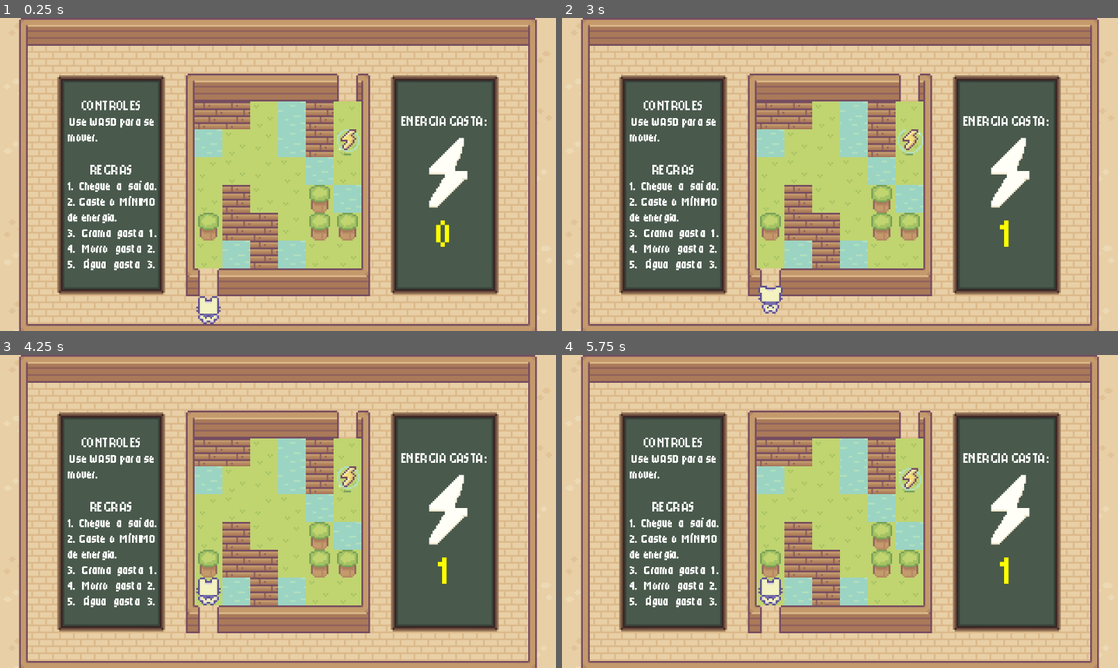
Above: before the commit, frames 1-4 (two rows, left to right).
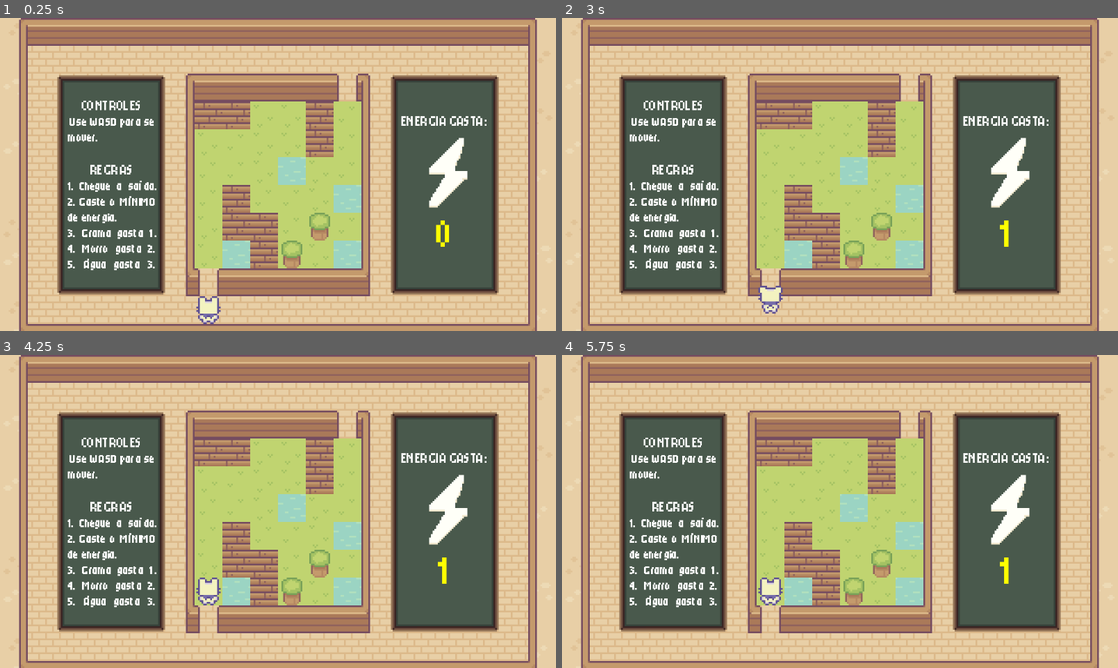
Above: after the commit, the same moments.

Repository: Luciano-Tadeu/pathfiding-game-A-
Game: Godot game, scene res://cenas/Ambiente.tscn
The game is run twice, just before and just after one commit, with the same random seed, the same clock (stepped at 60 frames per second) and the same inputs.
Inputs:
- Up to frame 1 (0.25 s): no input
- Up to frame 2 (3 s): tap Enter at 0.5 s; hold D (Direita) 0.53-1.28 s; hold S (Trás) 0.53-1.28 s; hold A (Esquerda) 1.28-2.03 s; tap S (Trás) at 1.35, 2.85 s; hold D (Direita) 2.03-2.78 s; hold S (Trás) 2.03-2.78 s; tap Space at 2.75 s; hold W (Frente) from 2.78 s (still down)
- Up to frame 3 (4.25 s): release W (Frente) at 3.53 s; hold A (Esquerda) from 3.53 s (still down); hold S (Trás) from 3.53 s (still down)
- Up to frame 4 (5.75 s): keep holding A (Esquerda); release S (Trás) at 4.28 s; tap S (Trás) at 4.35 s; hold S (Trás) from 5.03 s (still down)

The runs differ from the first frame. In frame 1, 4.1% of the frame differs, in the area x 35-65%, y 26-80%; in frame 2, 4.1%; in frame 3, 4.1%; in frame 4, 4.1%.

Commit message:
UPDATE: Adicionado Parede a Introdução, Remoção do Coletável

Diff:
--- a/godot/scripts/game/randomizer.gd
+++ b/godot/scripts/game/randomizer.gd
@@ -12,8 +12,8 @@
 	{"source": 0, "atlas": Vector2i(1, 5), "peso": 25},  # GRAMA 1
 	{"source": 0, "atlas": Vector2i(2, 5), "peso":25},  # GRAMA 2
 	{"source": 1, "atlas": Vector2i(8, 6), "peso": 15},  # MORRO
-	{"source": 10, "atlas": Vector2i(0, 0), "peso": 10}, # ÁGUA
-	{"source": 15, "atlas": Vector2i(0, 0), "peso": 8}   # RAIO
+	{"source": 10, "atlas": Vector2i(0, 0), "peso": 10} # ÁGUA
+	# {"source": 15, "atlas": Vector2i(0, 0), "peso": 8}   # RAIO
 ]
 
 func _ready():
@@ -58,7 +58,7 @@
 			if dentro_do_mapa(pos_muro) and pos_muro != ponto_inicio and pos_muro != ponto_fim:
 				set_cell(pos_muro, 9, Vector2i(0, 0))
 
-	# Água, morro, raio (só em cima de grama, nunca no início/fim)
+	# Água, morro.
 	for x in range(limite_min.x, limite_max.x + 1):
 		for y in range(limite_min.y, limite_max.y + 1):
 			var pos = Vector2i(x, y)
Not shown, changed: relatorio/faeng.cls
Not shown, changed: relatorio/figuras/grid_game.png
Not shown, changed: relatorio/main.pdf
Not shown, changed: relatorio/main.tex
Not shown, changed: relatorio/sessoes/1-introducao.tex
